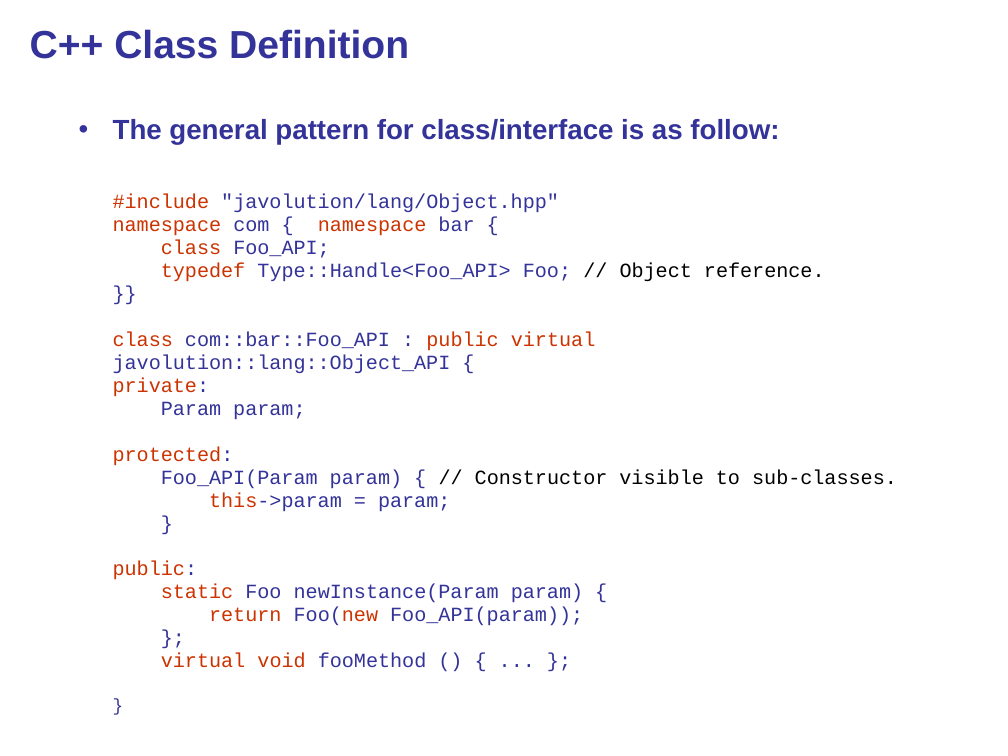
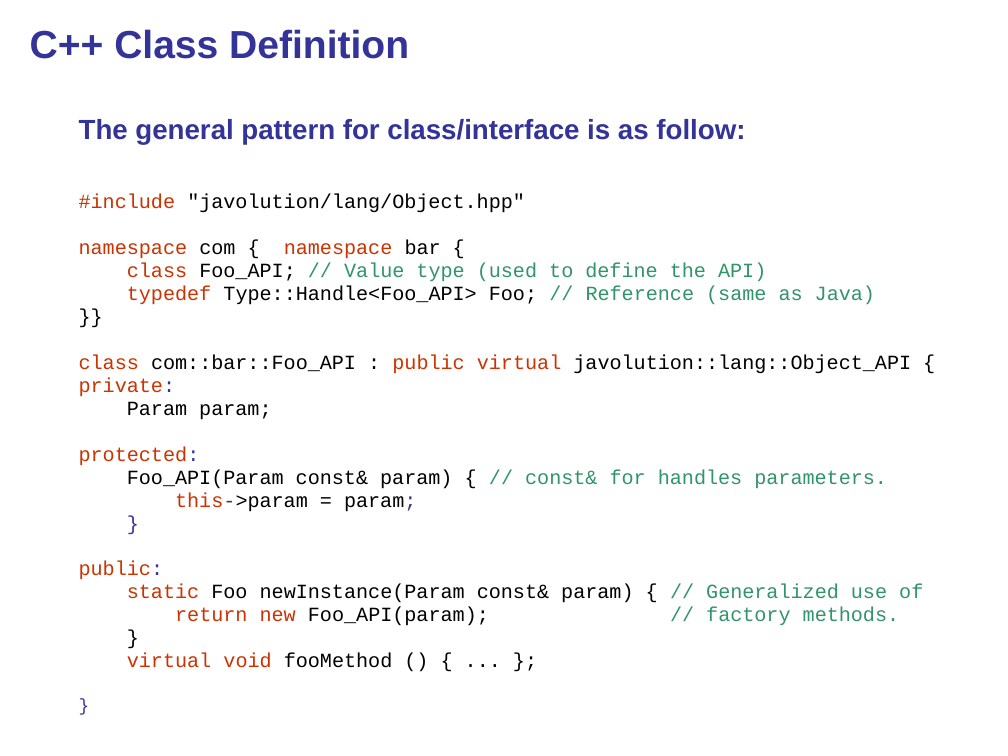
Before and after one commit to Nanonid/Javolution, a slide deck: slide 7 of javolution/src/site/doc/Javolution_Cpp_Overview.ppt. Drawn at 1008x756 pixels with LibreOffice and Linux fonts; fonts in the diff are those of the drawing; background and template pictures are left out. Boxes give left, top, right and bottom in pixels: in the first picture for what was removed or moved away, otherwise in the second. Text is boxed around its words. In the diff, an @@ line names an element or a change of style, - is before the commit and + after.

```diff
--- a/javolution/src/site/doc/Javolution_Cpp_Overview.ppt
+++ b/javolution/src/site/doc/Javolution_Cpp_Overview.ppt
@@ subtitle at (x1=79, y1=119, x2=911, y2=668): text colour #333399 to #000000 in ""javolution/lang/Object.hpp"", "com { bar {", "}}", "com::bar::Foo_API : javolution::lang::Object_API {" and 3 more places; bullet • to none @@
@@ subtitle at (x1=127, y1=263, x2=875, y2=305): text changed; text colour #333399 to #32946A @@
-class Foo_API;
-typedef Type::Handle<Foo_API> Foo; // Object reference.
+class Foo_API; // Value type (used to define the API)
+typedef Type::Handle<Foo_API> Foo; // Reference (same as Java)
@@ subtitle at (x1=127, y1=469, x2=887, y2=489): text changed; text colour #000000 to #32946A @@
-Foo_API(Param param) { // Constructor visible to sub-classes.
+Foo_API(Param const& param) { // const& for handles parameters.
@@ subtitle at (x1=127, y1=584, x2=923, y2=626): text changed; text colour #333399 to #000000 @@
-static Foo newInstance(Param param) {
-return Foo(new Foo_API(param));
-};
+static Foo newInstance(Param const& param) { // Generalized use of
+return new Foo_API(param); // factory methods.
+}
```
Also in this commit, not shown: 6 other slides changed, 1 other file.
